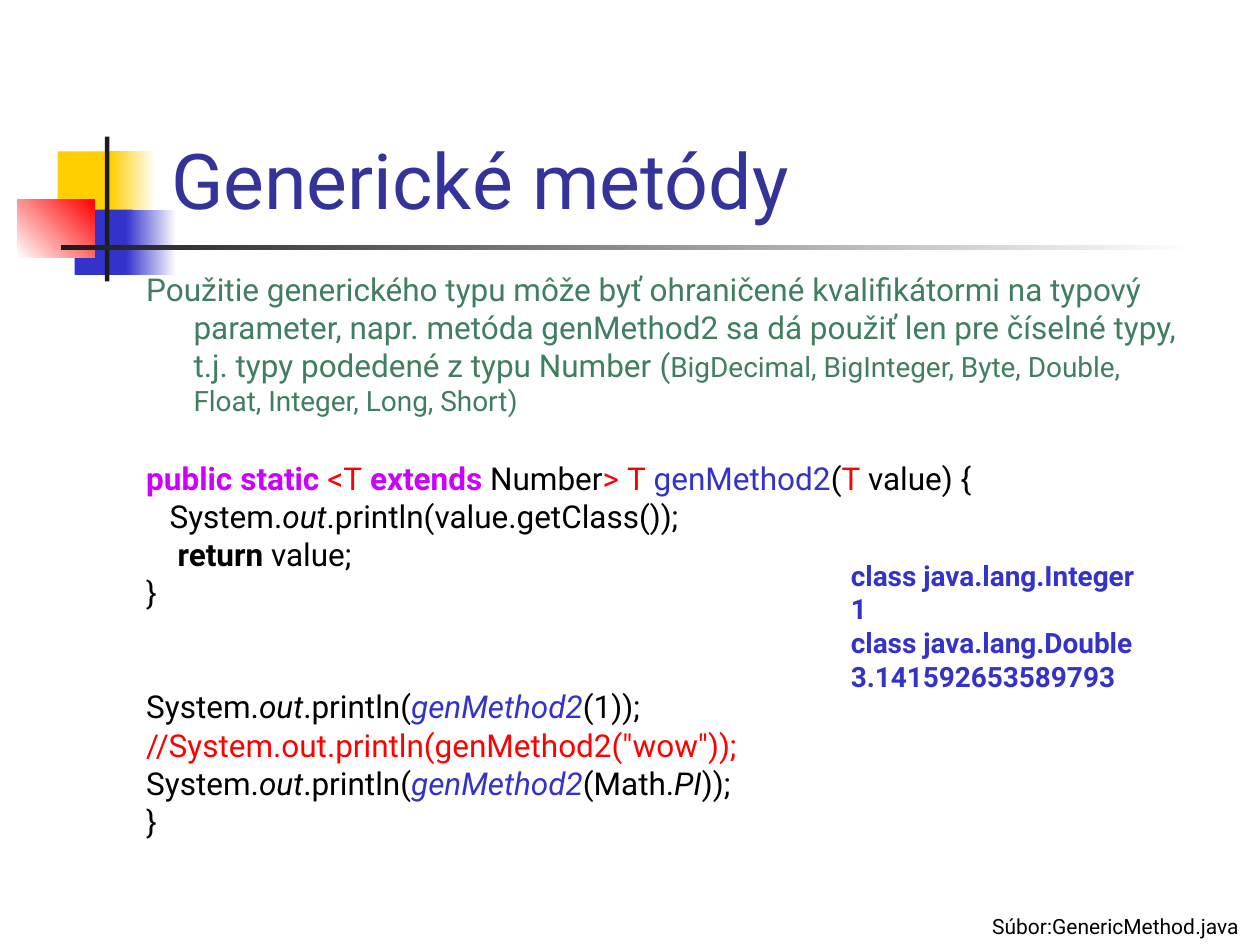
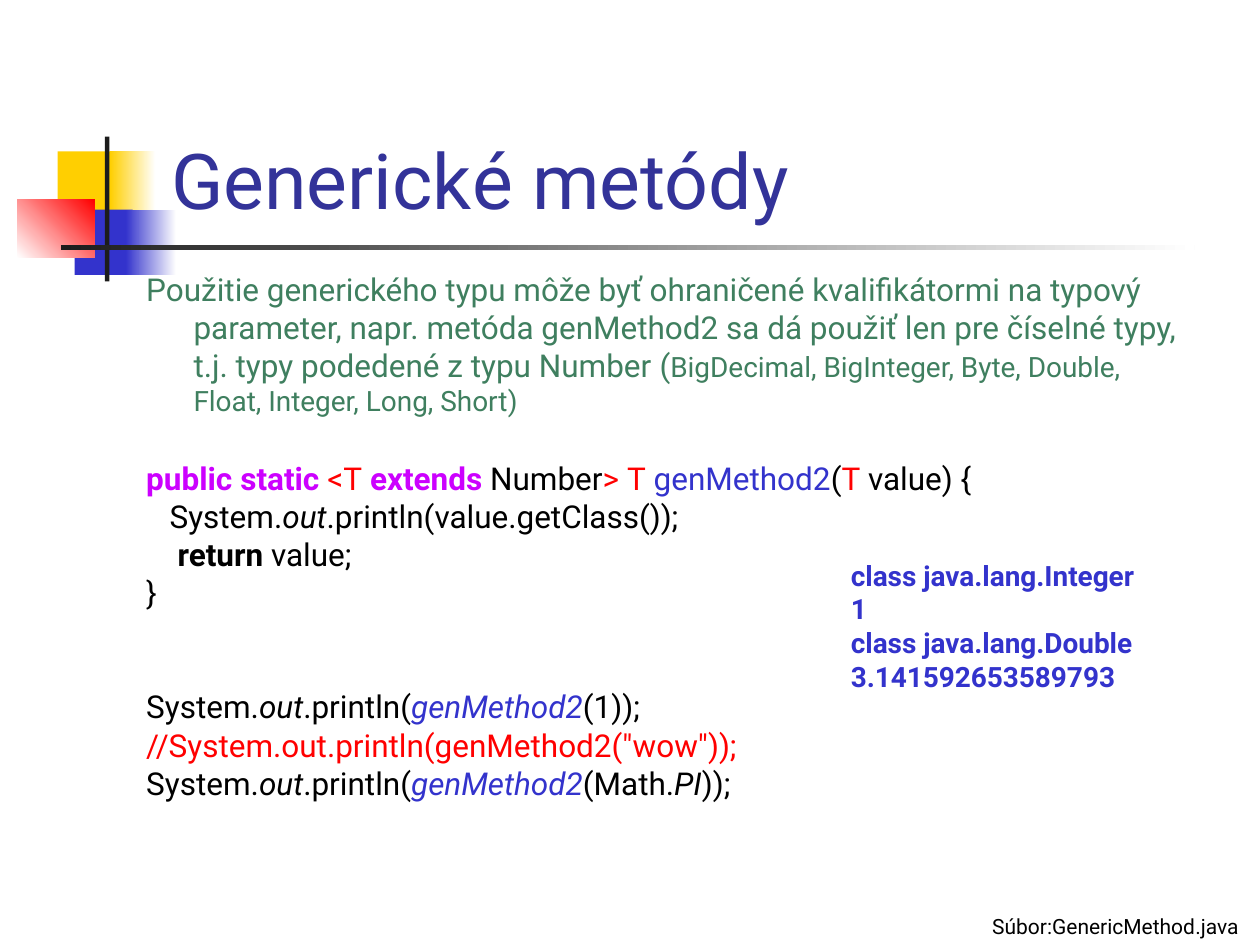
Before and after one commit to Programovanie4/Prednasky, a slide deck: slide 25 of 05/05_java.ppt (slide 23 before the commit). Drawn at 1260x945 pixels with LibreOffice and Linux fonts; fonts in the diff are those of the drawing. Boxes give left, top, right and bottom in pixels: in the first picture for what was removed or moved away, otherwise in the second. Text is boxed around its words. In the diff, an @@ line names an element or a change of style, - is before the commit and + after.

```diff
--- a/05/05_java.ppt
+++ b/05/05_java.ppt
@@ text at [146,273,1176,802]: paragraph removed @@
-}
```
Also in this commit, not shown: 11 other slides changed, 2 slides added, 1 other file.
